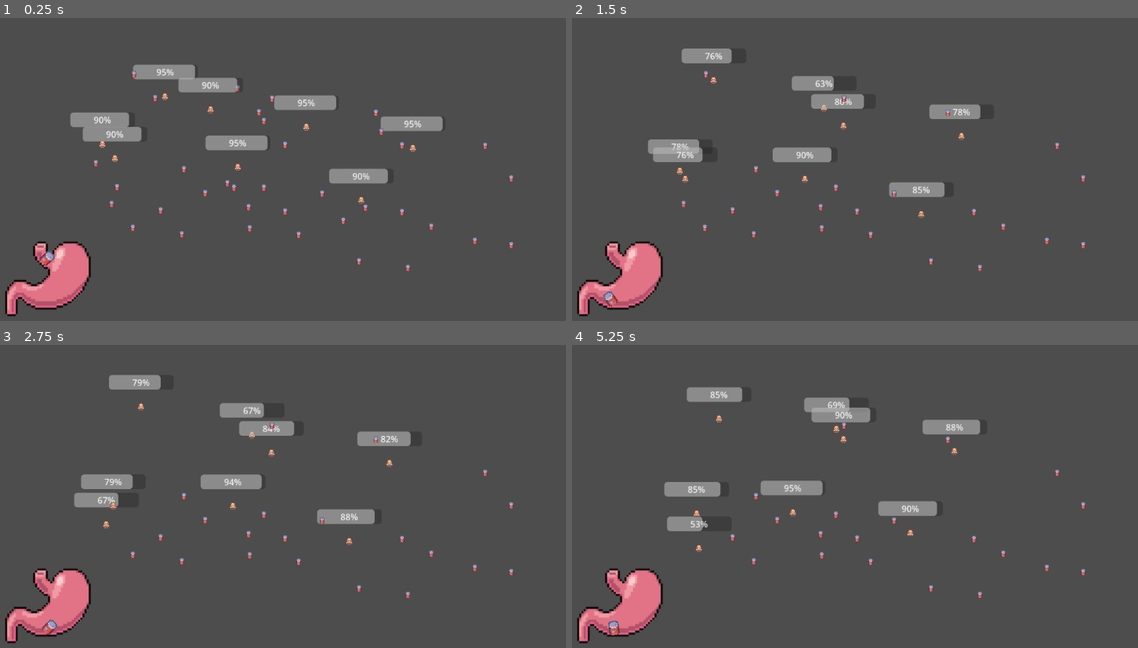
Above: before the commit, frames 1-4 (two rows, left to right).
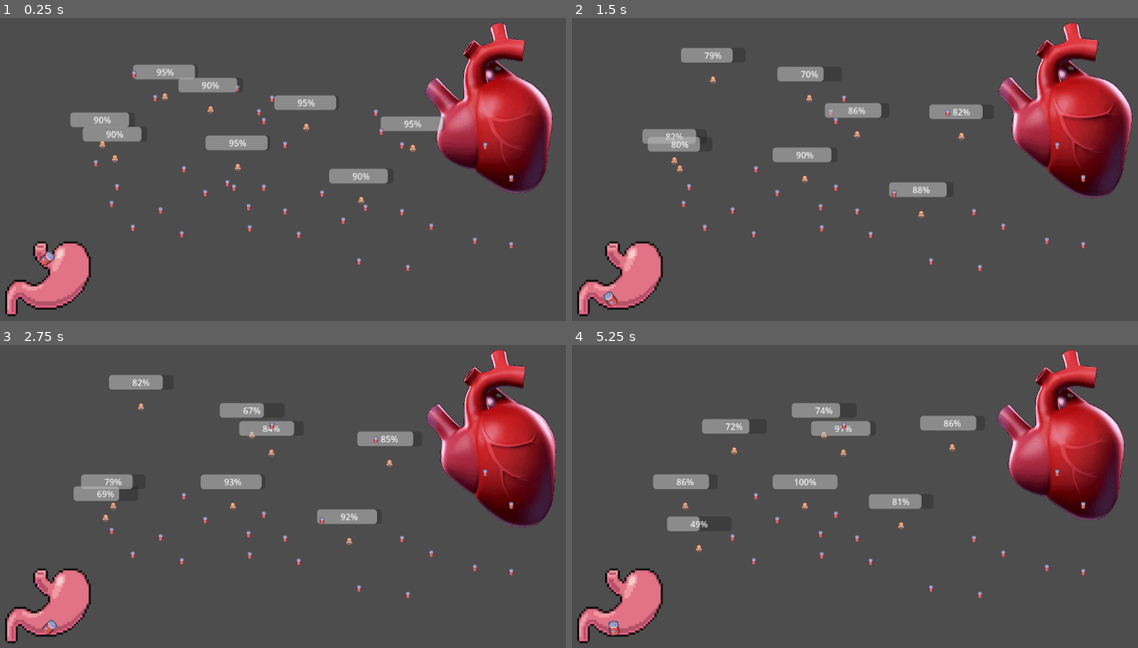
Above: after the commit, the same moments.

Repository: rundoom/Upraiser
Game: Godot game, scene res://world/world.tscn
Two runs of this game, one before a commit and one after it. Both use one fixed random seed, a clock stepped at 60 frames per second and the inputs below.
Inputs:
- Up to frame 1 (0.25 s): no input
- Up to frame 2 (1.5 s): no input
- Up to frame 3 (2.75 s): no input
- Up to frame 4 (5.25 s): no input

The runs differ from the first frame. In frame 1, 7.5% of the frame differs, in the area x 75-98%, y 1-58%; in frame 2, 10%; in frame 3, 8.4%; in frame 4, 12%, in the area x 14-98%, y 1-64%.

Commit message:
NPC manager in-game

Diff:
--- /dev/null
+++ b/creature/Heart.gd
@@ -0,0 +1,7 @@
+extends AnimatedSprite2D
+signal beat
+
+
+func _on_frame_changed() -> void:
+	if frame == 10:
+		beat.emit()
--- a/creature/npc/NPCManager.gd
+++ b/creature/npc/NPCManager.gd
@@ -1,6 +1,6 @@
 extends Node
 
 
-func _on_timer_timeout() -> void:
+func _on_heartbeat() -> void:
 	get_tree().call_group("$energy_consume", "energy_consume")
 	get_tree().call_group("$check_needs", "check_needs")
--- a/creature/npc_manager.tscn
+++ b/creature/npc_manager.tscn
@@ -1,11 +1,234 @@
-[gd_scene load_steps=2 format=3 uid="uid://bic2gwruiruji"]
+[gd_scene load_steps=35 format=3 uid="uid://bic2gwruiruji"]
 
 [ext_resource type="Script" path="res://creature/npc/NPCManager.gd" id="1_xc4ur"]
-
-[node name="NPCManager" type="Node"]
+[ext_resource type="Texture2D" uid="uid://bgotx47qu2ay6" path="res://general/heartbeat_animation.png" id="2_2im87"]
+[ext_resource type="Script" path="res://creature/Heart.gd" id="3_gg4kv"]
+
+[sub_resource type="AtlasTexture" id="AtlasTexture_00m3i"]
+atlas = ExtResource("2_2im87")
+region = Rect2(0, 0, 266, 338)
+
+[sub_resource type="AtlasTexture" id="AtlasTexture_200vr"]
+atlas = ExtResource("2_2im87")
+region = Rect2(266, 0, 266, 338)
+
+[sub_resource type="AtlasTexture" id="AtlasTexture_qxej1"]
+atlas = ExtResource("2_2im87")
+region = Rect2(532, 0, 266, 338)
+
+[sub_resource type="AtlasTexture" id="AtlasTexture_15057"]
+atlas = ExtResource("2_2im87")
+region = Rect2(798, 0, 266, 338)
+
+[sub_resource type="AtlasTexture" id="AtlasTexture_cne1n"]
+atlas = ExtResource("2_2im87")
+region = Rect2(1064, 0, 266, 338)
+
+[sub_resource type="AtlasTexture" id="AtlasTexture_ldot2"]
+atlas = ExtResource("2_2im87")
+region = Rect2(0, 338, 266, 338)
+
+[sub_resource type="AtlasTexture" id="AtlasTexture_diwgi"]
+atlas = ExtResource("2_2im87")
+region = Rect2(266, 338, 266, 338)
+
+[sub_resource type="AtlasTexture" id="AtlasTexture_ai7gy"]
+atlas = ExtResource("2_2im87")
+region = Rect2(532, 338, 266, 338)
+
+[sub_resource type="AtlasTexture" id="AtlasTexture_kxkm0"]
+atlas = ExtResource("2_2im87")
+region = Rect2(798, 338, 266, 338)
+
+[sub_resource type="AtlasTexture" id="AtlasTexture_o1jmw"]
+atlas = ExtResource("2_2im87")
+region = Rect2(1064, 338, 266, 338)
+
+[sub_resource type="AtlasTexture" id="AtlasTexture_j4jq0"]
+atlas = ExtResource("2_2im87")
+region = Rect2(0, 676, 266, 338)
+
+[sub_resource type="AtlasTexture" id="AtlasTexture_ggps7"]
+atlas = ExtResource("2_2im87")
+region = Rect2(266, 676, 266, 338)
+
+[sub_resource type="AtlasTexture" id="AtlasTexture_35j2u"]
+atlas = ExtResource("2_2im87")
+region = Rect2(532, 676, 266, 338)
+
+[sub_resource type="AtlasTexture" id="AtlasTexture_kd5vy"]
+atlas = ExtResource("2_2im87")
+region = Rect2(798, 676, 266, 338)
+
+[sub_resource type="AtlasTexture" id="AtlasTexture_0yel3"]
+atlas = ExtResource("2_2im87")
+region = Rect2(1064, 676, 266, 338)
+
+[sub_resource type="AtlasTexture" id="AtlasTexture_ol6lp"]
+atlas = ExtResource("2_2im87")
+region = Rect2(0, 1014, 266, 338)
+
+[sub_resource type="AtlasTexture" id="AtlasTexture_7ngnl"]
+atlas = ExtResource("2_2im87")
+region = Rect2(266, 1014, 266, 338)
+
+[sub_resource type="AtlasTexture" id="AtlasTexture_0ifqq"]
+atlas = ExtResource("2_2im87")
+region = Rect2(532, 1014, 266, 338)
+
+[sub_resource type="AtlasTexture" id="AtlasTexture_vfmjg"]
+atlas = ExtResource("2_2im87")
+region = Rect2(798, 1014, 266, 338)
+
+[sub_resource type="AtlasTexture" id="AtlasTexture_q1cwx"]
+atlas = ExtResource("2_2im87")
+region = Rect2(1064, 1014, 266, 338)
+
+[sub_resource type="AtlasTexture" id="AtlasTexture_8o4bc"]
+atlas = ExtResource("2_2im87")
+region = Rect2(0, 1352, 266, 338)
+
+[sub_resource type="AtlasTexture" id="AtlasTexture_p6shs"]
+atlas = ExtResource("2_2im87")
+region = Rect2(266, 1352, 266, 338)
+
+[sub_resource type="AtlasTexture" id="AtlasTexture_3k7te"]
+atlas = ExtResource("2_2im87")
+region = Rect2(532, 1352, 266, 338)
+
+[sub_resource type="AtlasTexture" id="AtlasTexture_tsfx0"]
+atlas = ExtResource("2_2im87")
+region = Rect2(798, 1352, 266, 338)
+
+[sub_resource type="AtlasTexture" id="AtlasTexture_1ssld"]
+atlas = ExtResource("2_2im87")
+region = Rect2(1064, 1352, 266, 338)
+
+[sub_resource type="AtlasTexture" id="AtlasTexture_q312l"]
+atlas = ExtResource("2_2im87")
+region = Rect2(0, 1690, 266, 338)
+
+[sub_resource type="AtlasTexture" id="AtlasTexture_ffurm"]
+atlas = ExtResource("2_2im87")
+region = Rect2(266, 1690, 266, 338)
+
+[sub_resource type="AtlasTexture" id="AtlasTexture_4xmi3"]
+atlas = ExtResource("2_2im87")
+region = Rect2(532, 1690, 266, 338)
+
+[sub_resource type="AtlasTexture" id="AtlasTexture_yyrhf"]
+atlas = ExtResource("2_2im87")
+region = Rect2(798, 1690, 266, 338)
+
+[sub_resource type="AtlasTexture" id="AtlasTexture_1oaf6"]
+atlas = ExtResource("2_2im87")
+region = Rect2(1064, 1690, 266, 338)
+
+[sub_resource type="SpriteFrames" id="SpriteFrames_k53sw"]
+animations = [{
+"frames": [{
+"duration": 1.0,
+"texture": SubResource("AtlasTexture_00m3i")
+}, {
+"duration": 1.0,
+"texture": SubResource("AtlasTexture_200vr")
+}, {
+"duration": 1.0,
+"texture": SubResource("AtlasTexture_qxej1")
+}, {
+"duration": 1.0,
+"texture": SubResource("AtlasTexture_15057")
+}, {
+"duration": 1.0,
+"texture": SubResource("AtlasTexture_cne1n")
+}, {
+"duration": 1.0,
+"texture": SubResource("AtlasTexture_ldot2")
+}, {
+"duration": 1.0,
+"texture": SubResource("AtlasTexture_diwgi")
+}, {
+"duration": 1.0,
+"texture": SubResource("AtlasTexture_ai7gy")
+}, {
+"duration": 1.0,
+"texture": SubResource("AtlasTexture_kxkm0")
+}, {
+"duration": 1.0,
+"texture": SubResource("AtlasTexture_o1jmw")
+}, {
+"duration": 1.0,
+"texture": SubResource("AtlasTexture_j4jq0")
+}, {
+"duration": 1.0,
+"texture": SubResource("AtlasTexture_ggps7")
+}, {
+"duration": 1.0,
+"texture": SubResource("AtlasTexture_35j2u")
+}, {
+"duration": 1.0,
+"texture": SubResource("AtlasTexture_kd5vy")
+}, {
+"duration": 1.0,
+"texture": SubResource("AtlasTexture_0yel3")
+}, {
+"duration": 1.0,
+"texture": SubResource("AtlasTexture_ol6lp")
+}, {
+"duration": 1.0,
+"texture": SubResource("AtlasTexture_7ngnl")
+}, {
+"duration": 1.0,
+"texture": SubResource("AtlasTexture_0ifqq")
+}, {
+"duration": 1.0,
+"texture": SubResource("AtlasTexture_vfmjg")
+}, {
+"duration": 1.0,
+"texture": SubResource("AtlasTexture_q1cwx")
+}, {
+"duration": 1.0,
+"texture": SubResource("AtlasTexture_8o4bc")
+}, {
+"duration": 1.0,
+"texture": SubResource("AtlasTexture_p6shs")
+}, {
+"duration": 1.0,
+"texture": SubResource("AtlasTexture_3k7te")
+}, {
+"duration": 1.0,
+"texture": SubResource("AtlasTexture_tsfx0")
+}, {
+"duration": 1.0,
+"texture": SubResource("AtlasTexture_1ssld")
+}, {
+"duration": 1.0,
+"texture": SubResource("AtlasTexture_q312l")
+}, {
+"duration": 1.0,
+"texture": SubResource("AtlasTexture_ffurm")
+}, {
+"duration": 1.0,
+"texture": SubResource("AtlasTexture_4xmi3")
+}, {
+"duration": 1.0,
+"texture": SubResource("AtlasTexture_yyrhf")
+}, {
+"duration": 1.0,
+"texture": SubResource("AtlasTexture_1oaf6")
+}],
+"loop": true,
+"name": &"default",
+"speed": 30.0
+}]
+
+[node name="NPCManager" type="Node2D"]
 script = ExtResource("1_xc4ur")
 
-[node name="Timer" type="Timer" parent="."]
-autostart = true
-
-[connection signal="timeout" from="Timer" to="." method="_on_timer_timeout"]
+[node name="Heart" type="AnimatedSprite2D" parent="."]
+sprite_frames = SubResource("SpriteFrames_k53sw")
+autoplay = "default"
+script = ExtResource("3_gg4kv")
+
+[connection signal="beat" from="Heart" to="." method="_on_heartbeat"]
+[connection signal="frame_changed" from="Heart" to="Heart" method="_on_frame_changed"]
--- a/world/world.tscn
+++ b/world/world.tscn
@@ -9,6 +9,7 @@
 format = 2
 
 [node name="NPCManager" parent="." instance=ExtResource("1_k7wb5")]
+position = Vector2(956, 199)
 
 [node name="NPC" parent="." instance=ExtResource("2_rj64e")]
 position = Vector2(373, 164)
Binary file added: general/heartbeat_animation.png
Not shown, added: general/heartbeat_animation.png.import
Binary file added: general/output-onlinegiftools.gif
